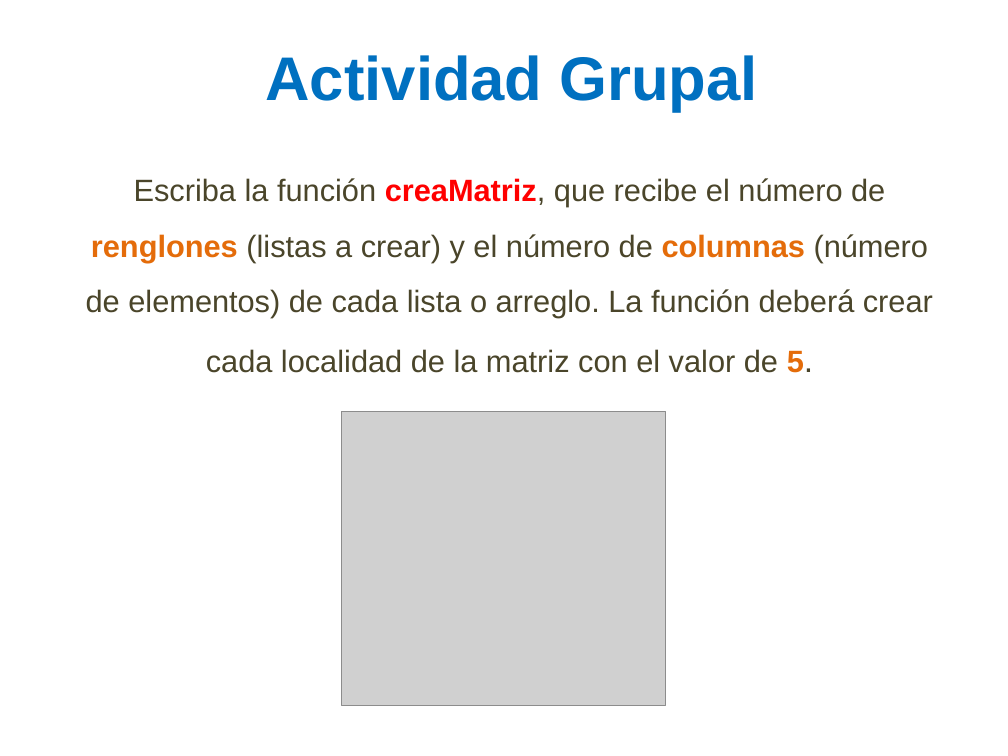
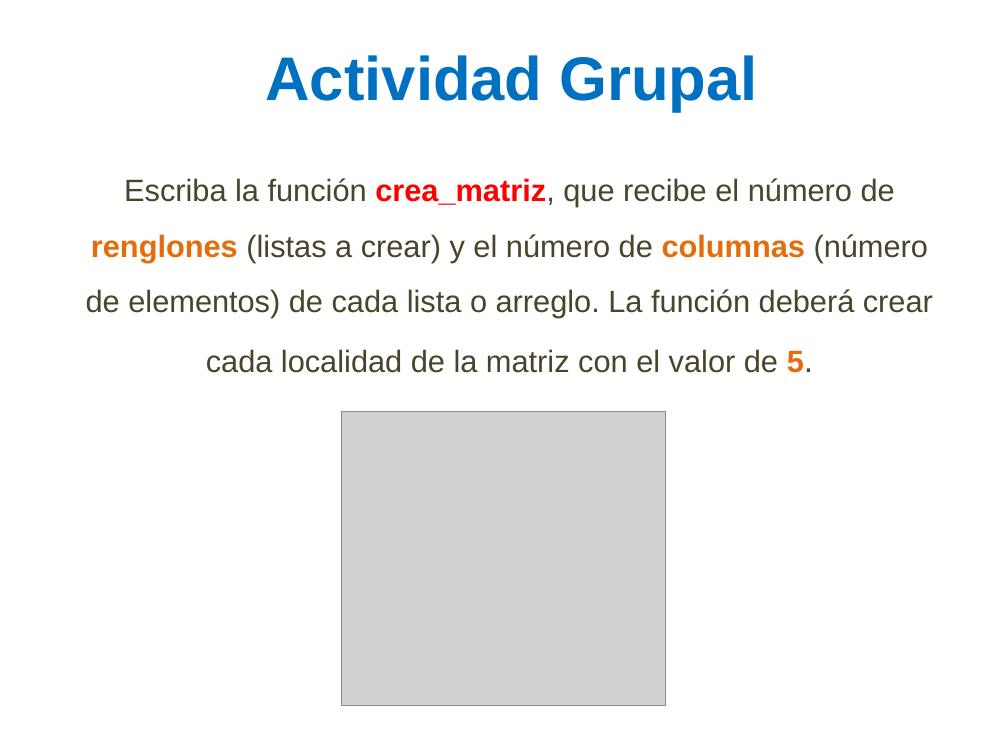
Before and after one commit to lizetheP/PensamientoC, a slide deck: slide 17 of CalendarioAgo20L/presentaciones/10_Matrices.pptx. Drawn at 1008x756 pixels with LibreOffice and Linux fonts; fonts in the diff are those of the drawing; grey boxes stand for pictures. Boxes give left, top, right and bottom in pixels: in the first picture for what was removed or moved away, otherwise in the second. Text is boxed around its words. In the diff, an @@ line names an element or a change of style, - is before the commit and + after.

```diff
--- a/CalendarioAgo20L/presentaciones/10_Matrices.pptx
+++ b/CalendarioAgo20L/presentaciones/10_Matrices.pptx
@@ text at (86,178,933,373): text changed @@
-Escriba la función creaMatriz, que recibe el número de renglones (listas a crear) y el número de columnas (número de elementos) de cada lista o arreglo. La función deberá crear cada localidad de la matriz con el valor de 5.
+Escriba la función crea_matriz, que recibe el número de renglones (listas a crear) y el número de columnas (número de elementos) de cada lista o arreglo. La función deberá crear cada localidad de la matriz con el valor de 5.
```
Also in this commit, not shown: 5 other slides changed, 2 slides added, 2 slides removed, 7 other files.
